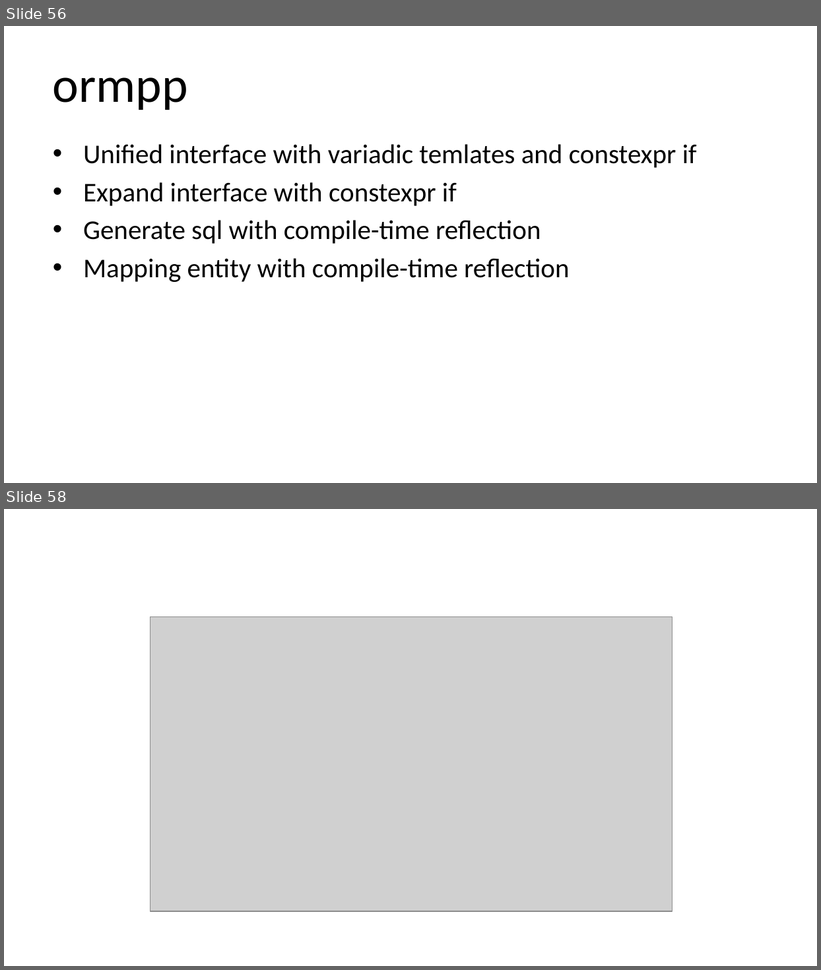
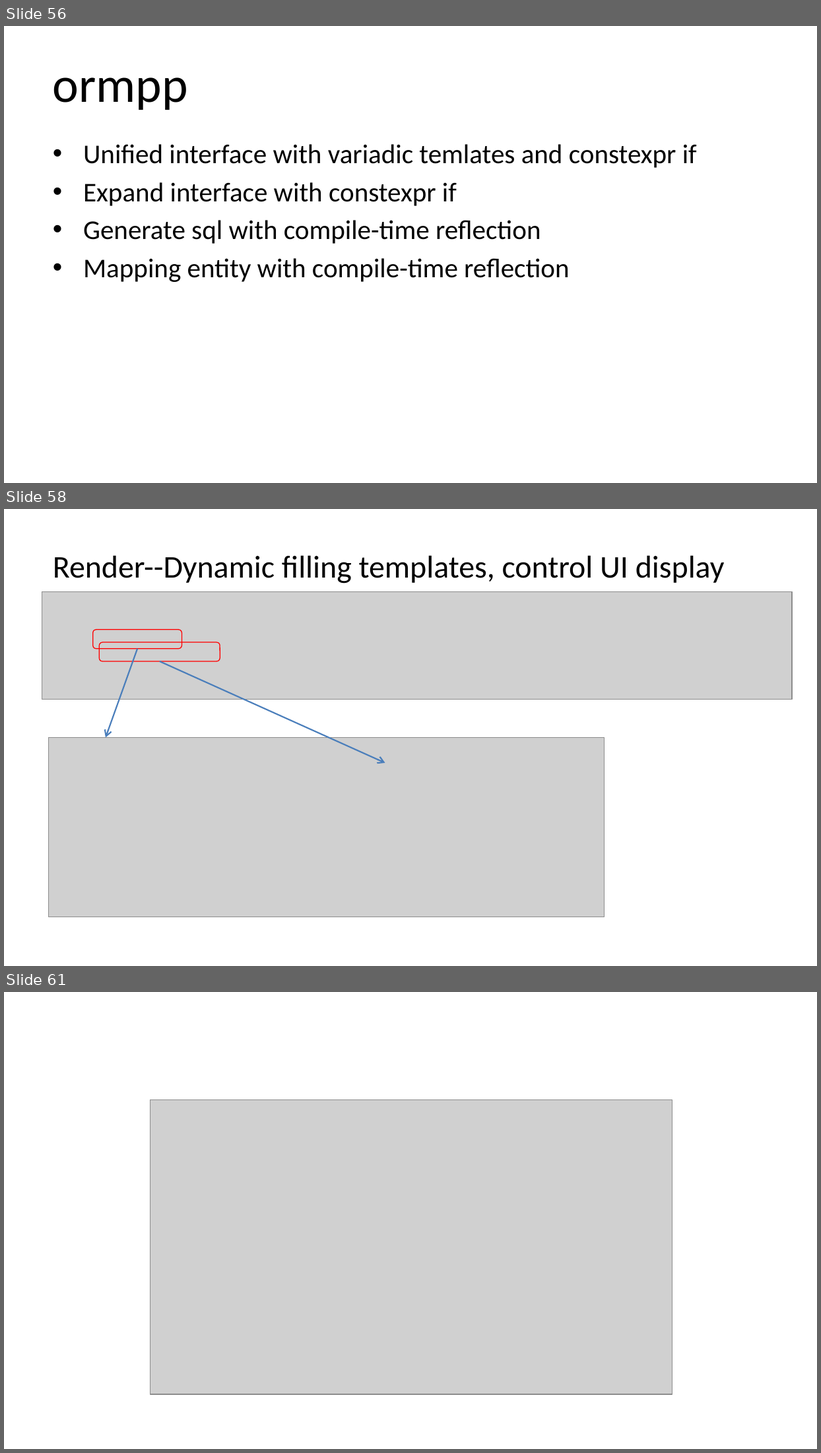
Before and after one commit to qicosmos/cppcon2018, a slide deck: cppcon2018.pptx. Shown one above the other, each under a label of ours: slides 56 and 58 before the commit, slides 56, 58 and 61 after it; the slides between them are not shown. The pictures are 821x970 and 821x1453 pixels, drawn with LibreOffice and Linux fonts; fonts in the diff are those of the drawing; grey boxes stand for pictures. Boxes give left, top, right and bottom in pixels: in the first picture for what was removed or moved away, otherwise in the second. Text is boxed around its words. In the diff, an @@ line names an element or a change of style, - is before the commit and + after.

```diff
--- a/cppcon2018.pptx
+++ b/cppcon2018.pptx
@@ slide 58 added at (4,509,817,966), background #FFFFFF @@
@@ title added at (53,555,725,584), 28 pt, text #000000 @@
+Render--Dynamic filling templates, control UI display
@@ picture added at (42,592,792,700) @@
@@ rounded rectangle added at (92,629,182,648), outline #FF0000 0.75 pt @@
@@ rounded rectangle added at (99,642,219,661), outline #FF0000 0.75 pt @@
@@ arrow added from (137, 649) to (106, 737), #4B7EBC 1.25 pt @@
@@ arrow added from (159, 661) to (385, 764), #4B7EBC 1.25 pt @@
@@ picture added at (49,737,604,917) @@
@@ what was slide 58 is now slide 61 @@
```
Also in this commit, not shown: 2 slides changed, 5 other slides added, 3 slides removed.
